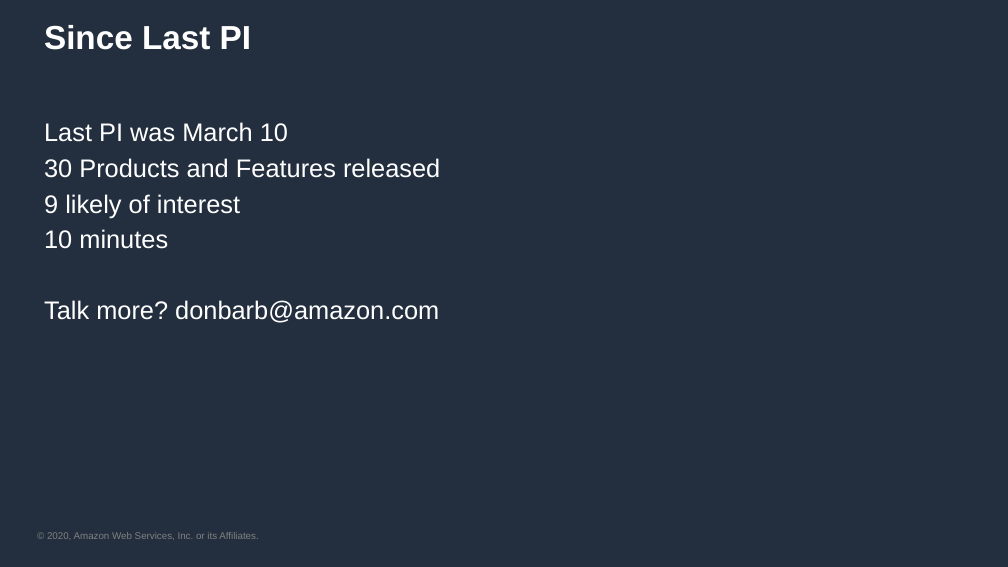
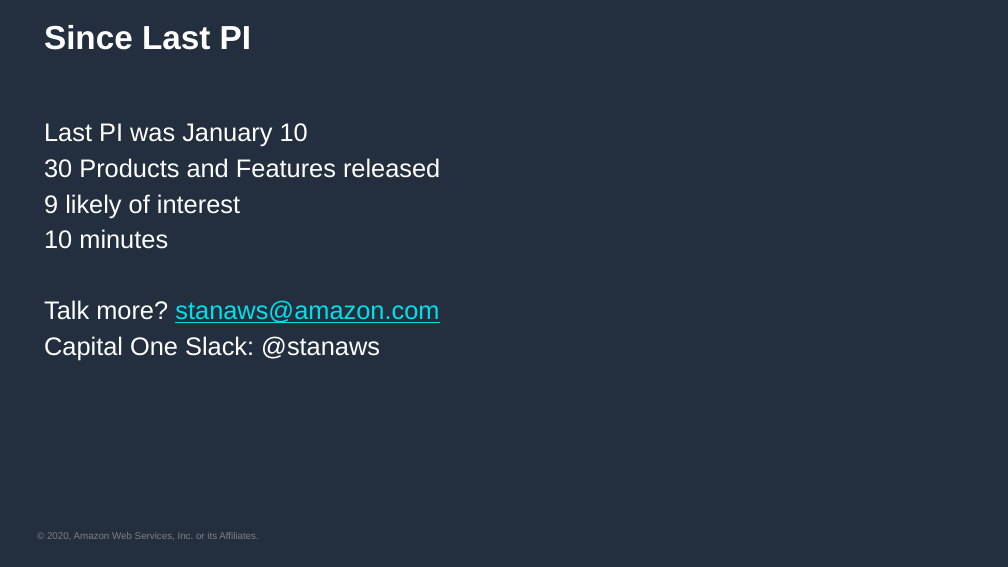
Before and after one commit to sguillory6/aws-whats-new, a slide deck: slide 3 of whats_new.pptx. Drawn at 1008x567 pixels with LibreOffice and Linux fonts; fonts in the diff are those of the drawing; background and template pictures are left out. Boxes give left, top, right and bottom in pixels: in the first picture for what was removed or moved away, otherwise in the second. Text is boxed around its words. In the diff, an @@ line names an element or a change of style, - is before the commit and + after.

```diff
--- a/whats_new.pptx
+++ b/whats_new.pptx
@@ text at <box>44,123,308,147</box>: text changed @@
-Last PI was March 10
+Last PI was January 10
@@ text at <box>44,300,439,360</box>: text changed @@
-Talk more? donbarb@amazon.com
+Talk more? stanaws@amazon.com
+Capital One Slack: @stanaws
```
Also in this commit, not shown: 1 other slide changed, 4 other files.
